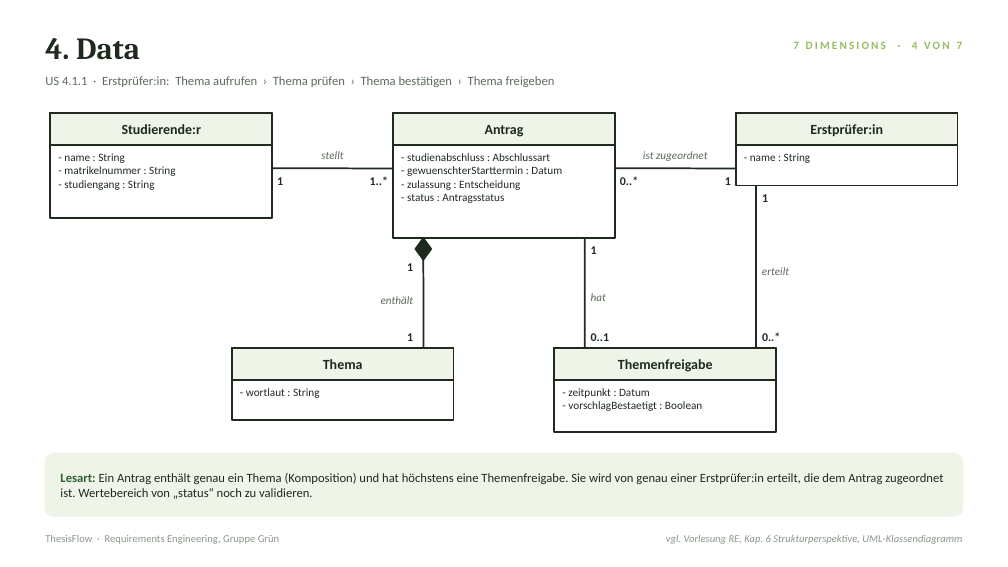
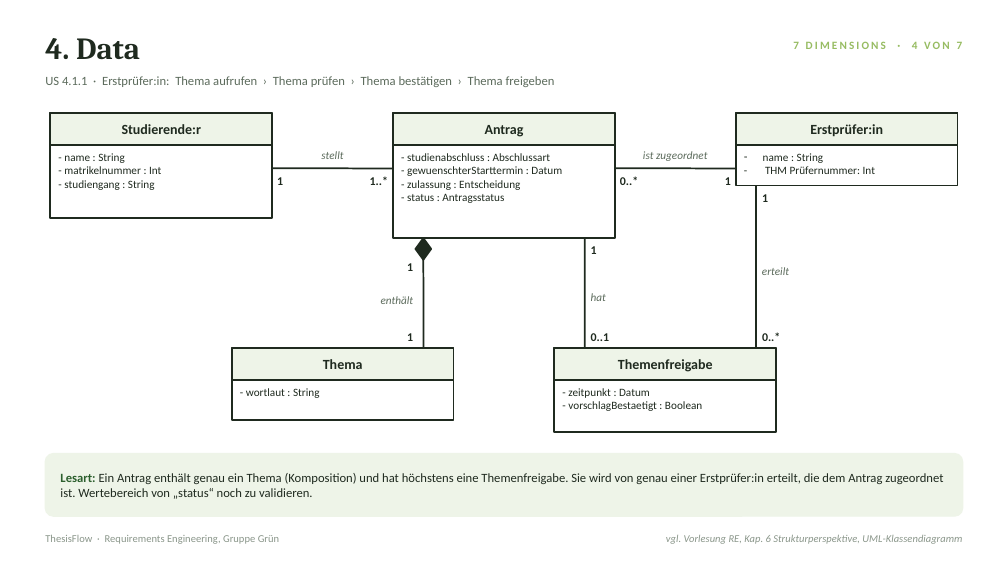
Before and after one commit to Gsng875/WK_1610-Requirements-Engineering-WPF-Gruppe-Gruen, a slide deck: slide 5 of D2D User Story/7_Dimensions_Erstpruefer_Themenfreigabe.pptx. Drawn at 1008x567 pixels with LibreOffice and Linux fonts; fonts in the diff are those of the drawing. Boxes give left, top, right and bottom in pixels: in the first picture for what was removed or moved away, otherwise in the second. Text is boxed around its words. In the diff, an @@ line names an element or a change of style, - is before the commit and + after.

```diff
--- a/D2D User Story/7_Dimensions_Erstpruefer_Themenfreigabe.pptx
+++ b/D2D User Story/7_Dimensions_Erstpruefer_Themenfreigabe.pptx
@@ text at (x1=64, y1=166, x2=161, y2=174): text changed @@
-- matrikelnummer : String
+- matrikelnummer : Int
@@ text at (x1=763, y1=153, x2=875, y2=174): text changed @@
-- name : String
+– name : String
+- THM Prüfernummer: Int
```
Also in this commit, not shown: 3 other slides changed, 1 slide removed.
